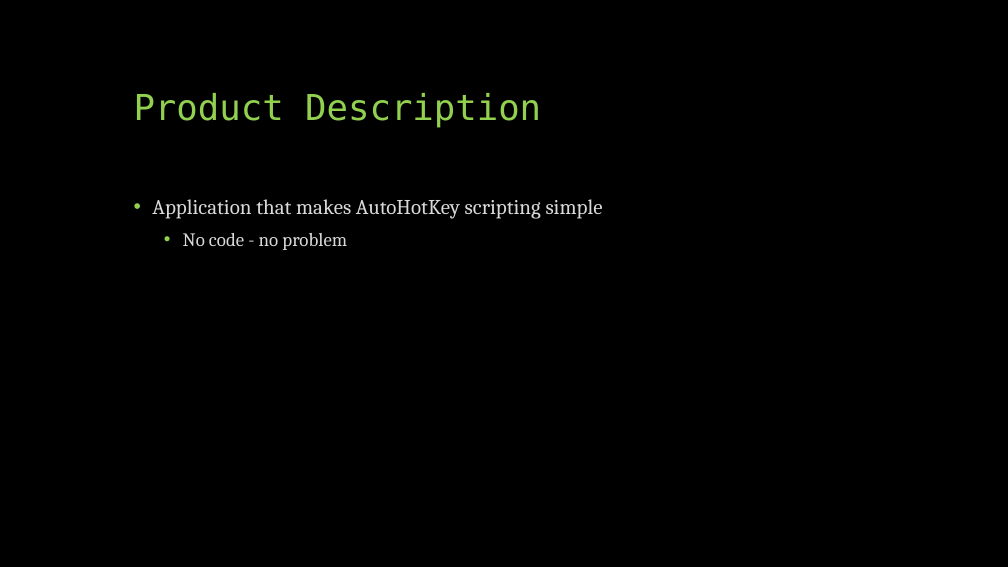
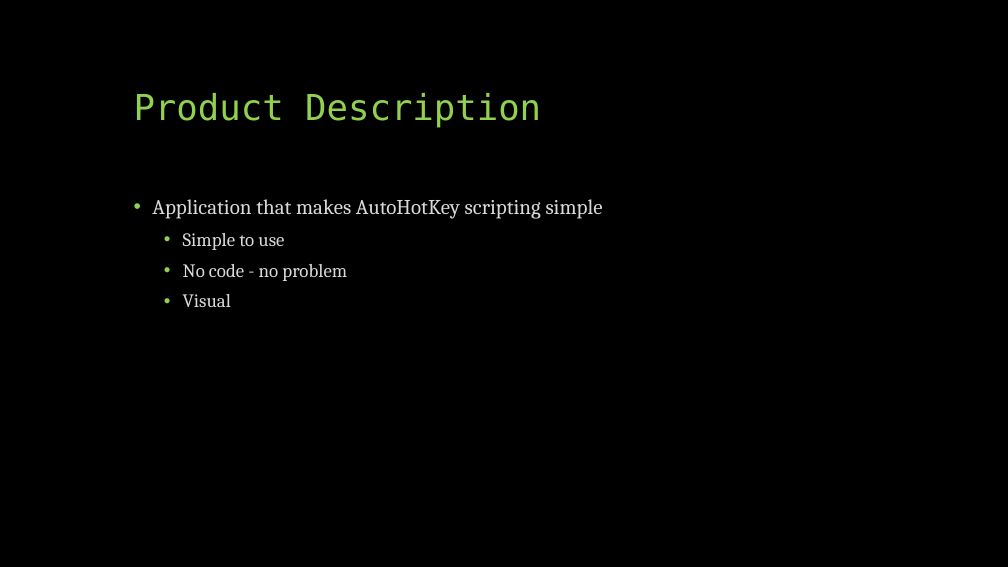
Before and after one commit to CS341-Group-2/sprint-1-presentation, a slide deck: slide 3 of Group 2 Introductory Presentation.pptx. Drawn at 1008x567 pixels with LibreOffice and Linux fonts; fonts in the diff are those of the drawing. Boxes give left, top, right and bottom in pixels: in the first picture for what was removed or moved away, otherwise in the second. Text is boxed around its words. In the diff, an @@ line names an element or a change of style, - is before the commit and + after.

```diff
--- a/Group 2 Introductory Presentation.pptx
+++ b/Group 2 Introductory Presentation.pptx
@@ text at <box>183,233,284,250</box>: paragraph added @@
+  • Simple to use
@@ text at <box>183,294,231,307</box>: paragraph added @@
+  • Visual
```
Also in this commit, not shown: 1 other slide changed, 2 other files.
